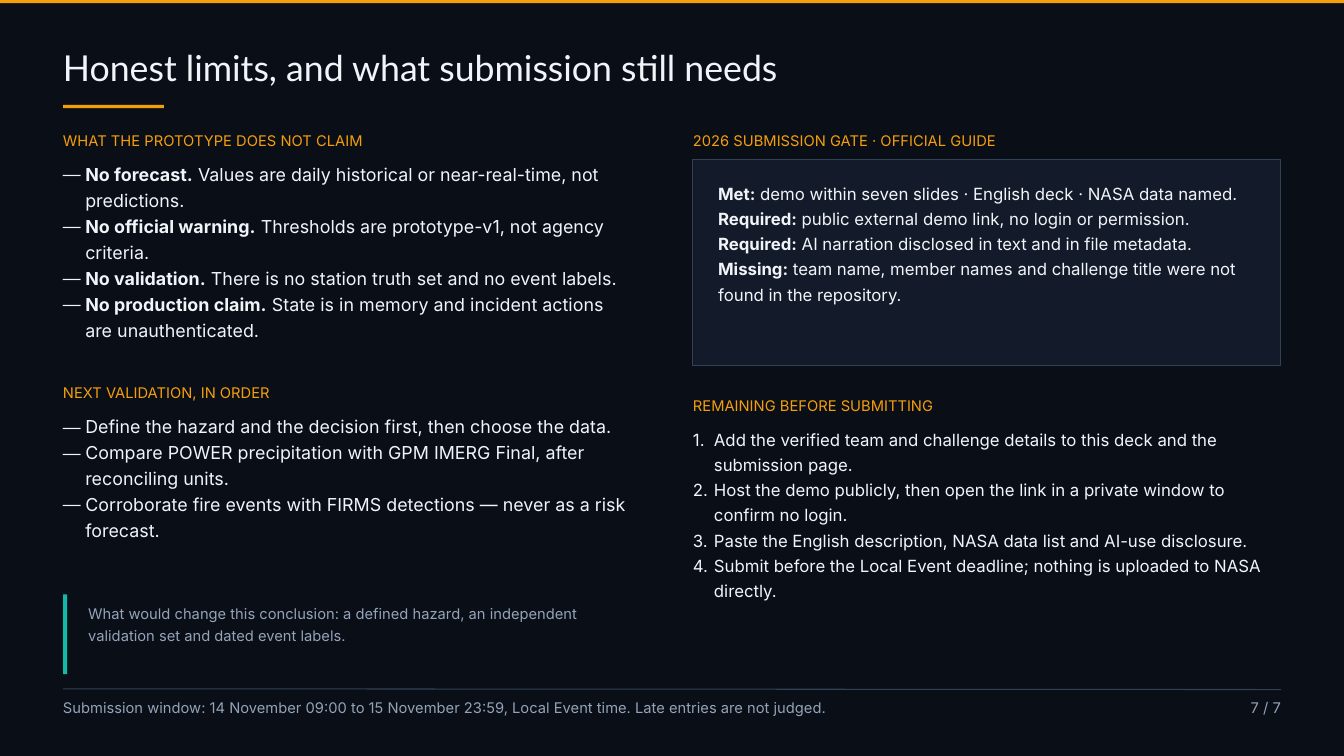
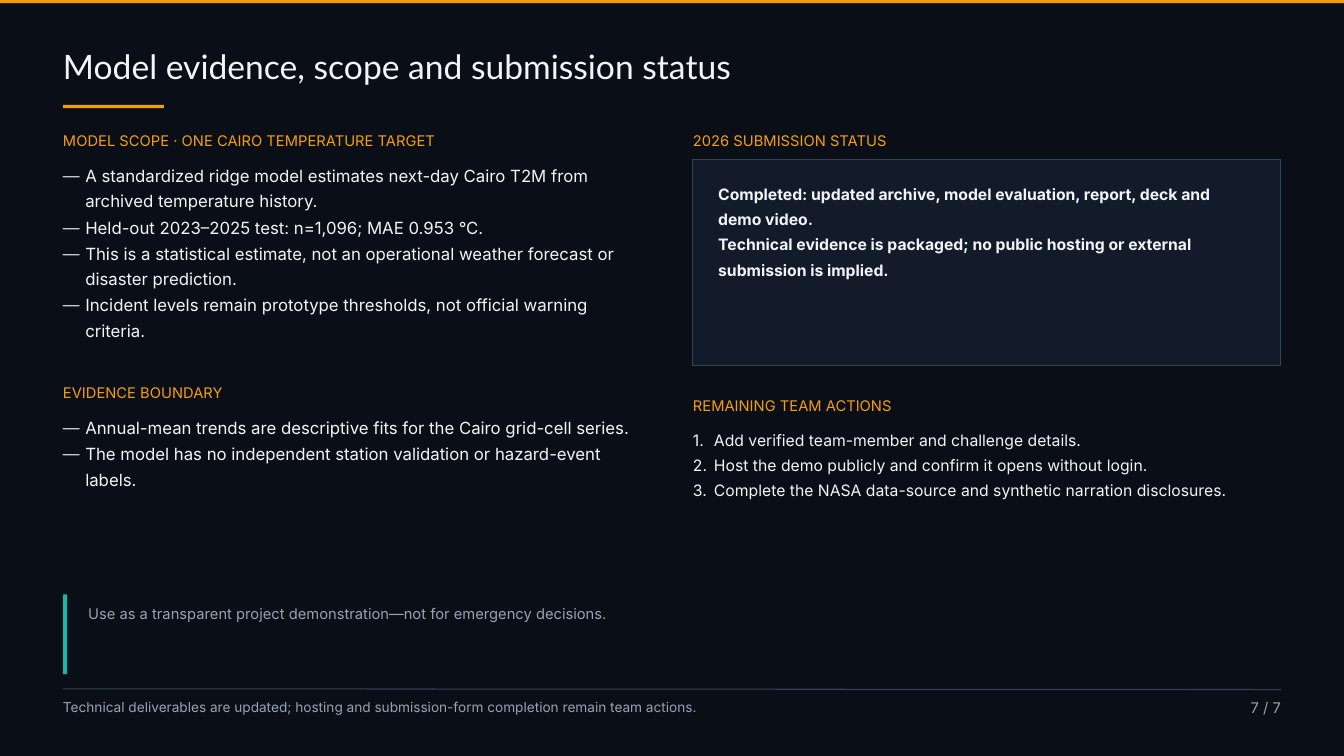
Before and after one commit to aliahmed-star/earthscope, a slide deck: slide 7 of submission_deliverables_2026-11-14/EarthScope_Final_Presentation.pptx. Drawn at 1344x756 pixels with LibreOffice and Linux fonts; fonts in the diff are those of the drawing. Boxes give left, top, right and bottom in pixels: in the first picture for what was removed or moved away, otherwise in the second. Text is boxed around its words. In the diff, an @@ line names an element or a change of style, - is before the commit and + after.

Commit message:
Update deliverables, report, presentation and demo video

```diff
--- a/submission_deliverables_2026-11-14/EarthScope_Final_Presentation.pptx
+++ b/submission_deliverables_2026-11-14/EarthScope_Final_Presentation.pptx
@@ text at <box>63,54,730,85</box>: text changed; size 34 to 32 pt @@
-Honest limits, and what submission still needs
+Model evidence, scope and submission status
@@ text at <box>63,135,435,146</box>: text changed @@
-WHAT THE PROTOTYPE DOES NOT CLAIM
+MODEL SCOPE · ONE CAIRO TEMPERATURE TARGET
@@ text at <box>693,135,886,146</box>: text changed @@
-2026 SUBMISSION GATE · OFFICIAL GUIDE
+2026 SUBMISSION STATUS
@@ text at <box>85,169,614,338</box>: text changed; size 17 to 16 pt @@
-— No forecast. Values are daily historical or near-real-time, not predictions.
-— No official warning. Thresholds are prototype-v1, not agency criteria.
-— No validation. There is no station truth set and no event labels.
-— No production claim. State is in memory and incident actions are unauthenticated.
+— A standardized ridge model estimates next-day Cairo T2M from archived temperature history.
+— Held-out 2023–2025 test: n=1,096; MAE 0.953 °C.
+— This is a statistical estimate, not an operational weather forecast or disaster prediction.
+— Incident levels remain prototype thresholds, not official warning criteria.
@@ text at <box>718,188,1210,280</box>: text changed; size 16 to 15 pt; bold on @@
-Met: demo within seven slides · English deck · NASA data named.
-Required: public external demo link, no login or permission.
-Required: AI narration disclosed in text and in file metadata.
-Missing: team name, member names and challenge title were not found in the repository.
+Completed: updated archive, model evaluation, report, deck and demo video.
+Technical evidence is packaged; no public hosting or external submission is implied.
@@ text at <box>63,387,222,398</box>: text changed @@
-NEXT VALIDATION, IN ORDER
+EVIDENCE BOUNDARY
@@ text at <box>693,400,892,411</box>: text changed @@
-REMAINING BEFORE SUBMITTING
+REMAINING TEAM ACTIONS
@@ text at <box>85,421,629,486</box>: text changed; size 17 to 16 pt @@
-— Define the hazard and the decision first, then choose the data.
-— Compare POWER precipitation with GPM IMERG Final, after reconciling units.
-— Corroborate fire events with FIRMS detections — never as a risk forecast.
+— Annual-mean trends are descriptive fits for the Cairo grid-cell series.
+— The model has no independent station validation or hazard-event labels.
@@ text at <box>714,434,1226,500</box>: text changed; size 16 to 15 pt @@
-1. Add the verified team and challenge details to this deck and the submission page.
-2. Host the demo publicly, then open the link in a private window to confirm no login.
-3. Paste the English description, NASA data list and AI-use disclosure.
-4. Submit before the Local Event deadline; nothing is uploaded to NASA directly.
+1. Add verified team-member and challenge details.
+2. Host the demo publicly and confirm it opens without login.
+3. Complete the NASA data-source and synthetic narration disclosures.
@@ text at <box>88,608,606,622</box>: text changed @@
-What would change this conclusion: a defined hazard, an independent validation set and dated event labels.
+Use as a transparent project demonstration—not for emergency decisions.
@@ text at <box>63,701,697,715</box>: text changed; size 14 to 13 pt @@
-Submission window: 14 November 09:00 to 15 November 23:59, Local Event time. Late entries are not judged.
+Technical deliverables are updated; hosting and submission-form completion remain team actions.
```
Also in this commit, not shown: 4 other slides changed, 1 slide added, 1 slide removed, 31 other files.
